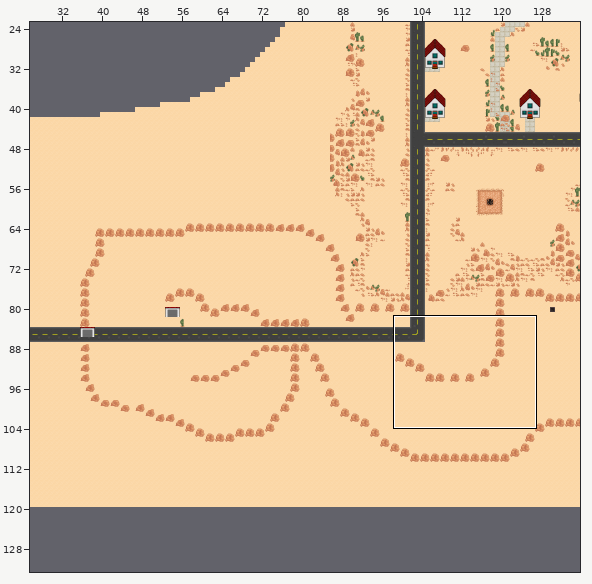
Tiled map -- resources/scenes/map/citySouth.tmx. The picture above shows the old version from afar; the outline marks the close-up.
Close-up. Before the commit:
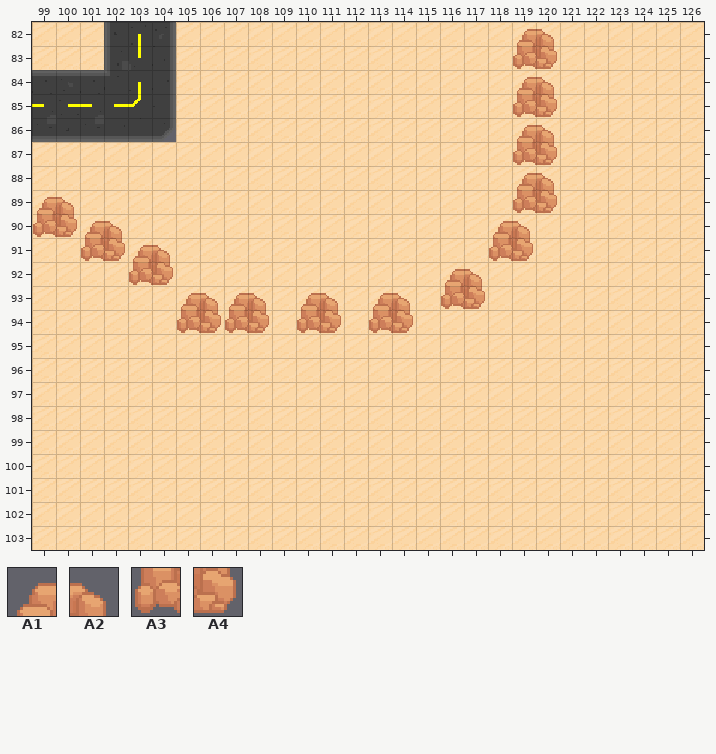
Cells are 16x16 px. Shown: x 99..126, y 82..103. The commit also changed other parts of the map, which this record leaves out. The old version is drawn lined up with the new one.
Key: from "FULL_DESERT_TILESET_WIP": A1 134, A2 135, A3 166, A4 167.
__ is an empty cell.
Layers that did not change in this view are not listed.
Layer "rocksAndBuildings" before, first column x 99:
 82 __ __ __ __ __ __ __ __ __ __ __ __ __ __ __ __ __ __ __ __ A1 A2 __ __ __ __ __ __
 83 __ __ __ __ __ __ __ __ __ __ __ __ __ __ __ __ __ __ __ __ A3 A4 __ __ __ __ __ __
 84 __ __ __ __ __ __ __ __ __ __ __ __ __ __ __ __ __ __ __ __ A1 A2 __ __ __ __ __ __
 85 __ __ __ __ __ __ __ __ __ __ __ __ __ __ __ __ __ __ __ __ A3 A4 __ __ __ __ __ __
 86 __ __ __ __ __ __ __ __ __ __ __ __ __ __ __ __ __ __ __ __ A1 A2 __ __ __ __ __ __
 87 __ __ __ __ __ __ __ __ __ __ __ __ __ __ __ __ __ __ __ __ A3 A4 __ __ __ __ __ __
 88 __ __ __ __ __ __ __ __ __ __ __ __ __ __ __ __ __ __ __ __ A1 A2 __ __ __ __ __ __
 89 A1 A2 __ __ __ __ __ __ __ __ __ __ __ __ __ __ __ __ __ __ A3 A4 __ __ __ __ __ __
 90 A3 A4 A1 A2 __ __ __ __ __ __ __ __ __ __ __ __ __ __ __ A1 A2 __ __ __ __ __ __ __
 91 __ __ A3 A4 A1 A2 __ __ __ __ __ __ __ __ __ __ __ __ __ A3 A4 __ __ __ __ __ __ __
 92 __ __ __ __ A3 A4 __ __ __ __ __ __ __ __ __ __ __ A1 A2 __ __ __ __ __ __ __ __ __
 93 __ __ __ __ __ __ A1 A2 A1 A2 __ A1 A2 __ A1 A2 __ A3 A4 __ __ __ __ __ __ __ __ __
 94 __ __ __ __ __ __ A3 A4 A3 A4 __ A3 A4 __ A3 A4 __ __ __ __ __ __ __ __ __ __ __ __
 95 __ __ __ __ __ __ __ __ __ __ __ __ __ __ __ __ __ __ __ __ __ __ __ __ __ __ __ __
 96 __ __ __ __ __ __ __ __ __ __ __ __ __ __ __ __ __ __ __ __ __ __ __ __ __ __ __ __
 97 __ __ __ __ __ __ __ __ __ __ __ __ __ __ __ __ __ __ __ __ __ __ __ __ __ __ __ __
 98 __ __ __ __ __ __ __ __ __ __ __ __ __ __ __ __ __ __ __ __ __ __ __ __ __ __ __ __
 99 __ __ __ __ __ __ __ __ __ __ __ __ __ __ __ __ __ __ __ __ __ __ __ __ __ __ __ __
100 __ __ __ __ __ __ __ __ __ __ __ __ __ __ __ __ __ __ __ __ __ __ __ __ __ __ __ __
101 __ __ __ __ __ __ __ __ __ __ __ __ __ __ __ __ __ __ __ __ __ __ __ __ __ __ __ __
102 __ __ __ __ __ __ __ __ __ __ __ __ __ __ __ __ __ __ __ __ __ __ __ __ __ __ __ __
103 __ __ __ __ __ __ __ __ __ __ __ __ __ __ __ __ __ __ __ __ __ __ __ __ __ __ __ __
New version:
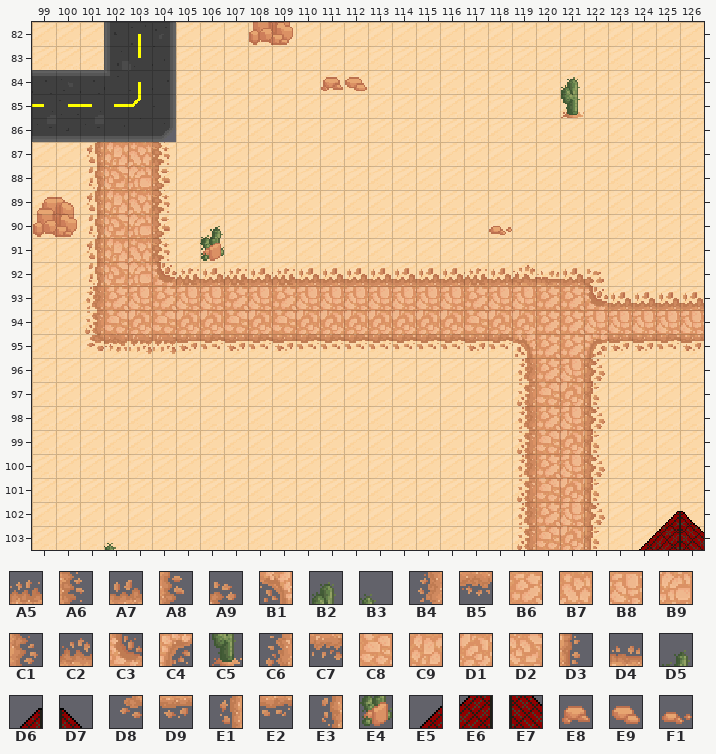
Further tiles: from "FULL_DESERT_TILESET_WIP": A5 1, A6 1 turned 90, A7 2, A8 2 turned 90, A9 3, B1 5, B2 8, B3 10, B4 32, B5 32 turned 270, B6 33, B7 33 turned 90, B8 34, B9 34 turned 90, C1 35, C2 35 turned 270, C3 36, C4 37 turned 180, C5 40, C6 64, C7 64 turned 270, C8 65, C9 65 turned 90, D1 66, D2 66 turned 90, D3 67, D4 67 turned 270, D5 73, D6 79, D7 80, D8 96, D9 97, E1 97 turned 90, E2 98, E3 98 turned 90, E4 105, E5 110, E6 111, E7 112, E8 224, E9 225, F1 256.
From old to new:
Changed rows in their new state; .. is an unchanged cell.
map size 150x120 -> 150x140 cells
Layer "rocksAndBuildings":
first column x 101:
 82 .. .. .. .. .. .. .. A3 A4 .. .. .. .. .. .. .. .. .. __ __ .. .. .. .. .. ..
 83 .. .. .. .. .. .. .. .. .. .. .. .. .. .. .. .. .. .. __ __ .. .. .. .. .. ..
 84 .. .. .. .. .. .. .. .. .. .. E8 E9 .. .. .. .. .. .. __ __ B2 .. .. .. .. ..
 85 .. .. .. .. .. .. .. .. .. .. .. .. .. .. .. .. .. .. __ __ C5 .. .. .. .. ..
 86 .. .. .. .. .. .. .. .. .. .. .. .. .. .. .. .. .. .. __ __ .. .. .. .. .. ..
 87 E1 C9 B7 A6 .. .. .. .. .. .. .. .. .. .. .. .. .. .. __ __ .. .. .. .. .. ..
 88 E3 D2 B9 A8 .. .. .. .. .. .. .. .. .. .. .. .. .. .. __ __ .. .. .. .. .. ..
 89 E1 C9 B7 A6 .. .. .. .. .. .. .. .. .. .. .. .. .. .. __ __ .. .. .. .. .. ..
 90 E3 D2 B9 A8 .. D5 .. .. .. .. .. .. .. .. .. .. .. F1 __ .. .. .. .. .. .. ..
 91 E1 C9 B7 A6 .. E4 .. .. .. .. .. .. .. .. .. .. .. __ __ .. .. .. .. .. .. ..
 92 E3 D2 B9 C3 A5 A7 A5 A7 A5 A7 A7 A7 A7 A7 A7 A7 A5 A7 C2 D4 A7 A9 .. .. .. ..
 93 B4 B6 B8 B6 B8 B8 B6 B8 B6 B8 B8 B8 B8 B8 B8 B8 B6 B8 B8 B6 B6 C3 A7 A7 A7 A7
 94 C6 C8 D1 C8 D1 D1 C8 D1 C8 D1 D1 D1 D1 D1 D1 D1 C8 D1 D1 B6 B6 B8 B8 B8 B8 B8
 95 D8 B5 C7 C7 D9 E2 D9 E2 D9 E2 E2 E2 E2 E2 E2 E2 D9 E2 B1 B6 B6 C4 D9 D9 E2 D9
 96 .. .. .. .. .. .. .. .. .. .. .. .. .. .. .. .. .. .. B4 B6 B8 C1 .. .. .. ..
 97 .. .. .. .. .. .. .. .. .. .. .. .. .. .. .. .. .. .. C6 C8 D1 D3 .. .. .. ..
 98 .. .. .. .. .. .. .. .. .. .. .. .. .. .. .. .. .. .. B4 B6 B8 C1 .. .. .. ..
 99 .. .. .. .. .. .. .. .. .. .. .. .. .. .. .. .. .. .. C6 C8 D1 D3 .. .. .. ..
100 .. .. .. .. .. .. .. .. .. .. .. .. .. .. .. .. .. .. B4 B6 B8 C1 .. .. .. ..
101 .. .. .. .. .. .. .. .. .. .. .. .. .. .. .. .. .. .. C6 C8 D1 D3 .. .. .. ..
102 .. .. .. .. .. .. .. .. .. .. .. .. .. .. .. .. .. .. B4 B6 B8 C1 .. .. D6 D7
103 .. B3 .. .. .. .. .. .. .. .. .. .. .. .. .. .. .. .. C6 C8 D1 D3 .. E5 E6 E7
Pixel boxes of the changes (left, top, right, bottom) in both close-ups:
changed: (81, 22, 704, 550)
